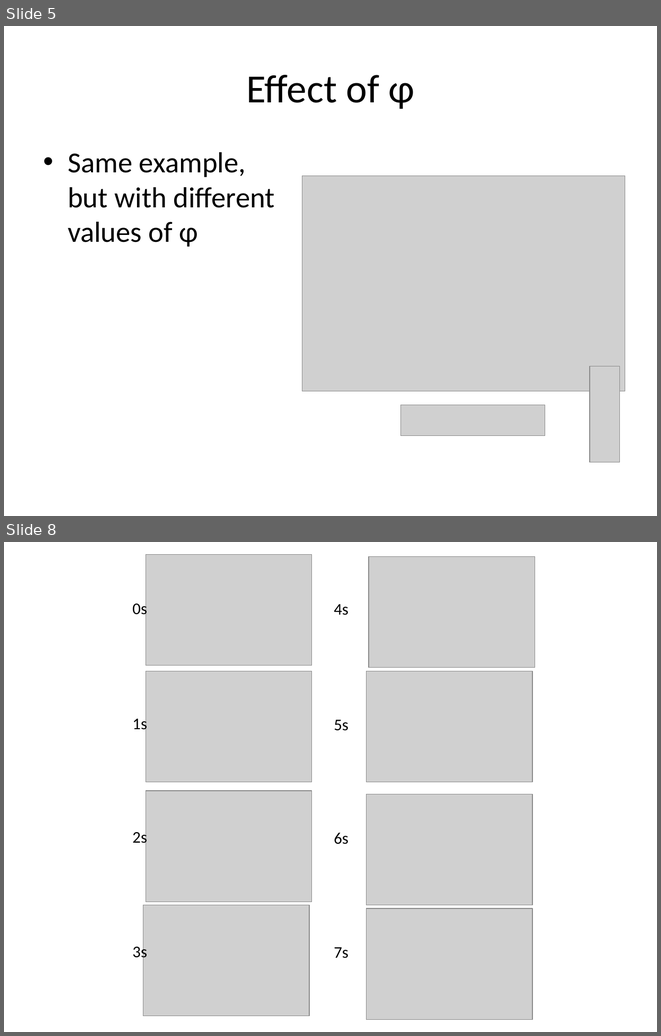
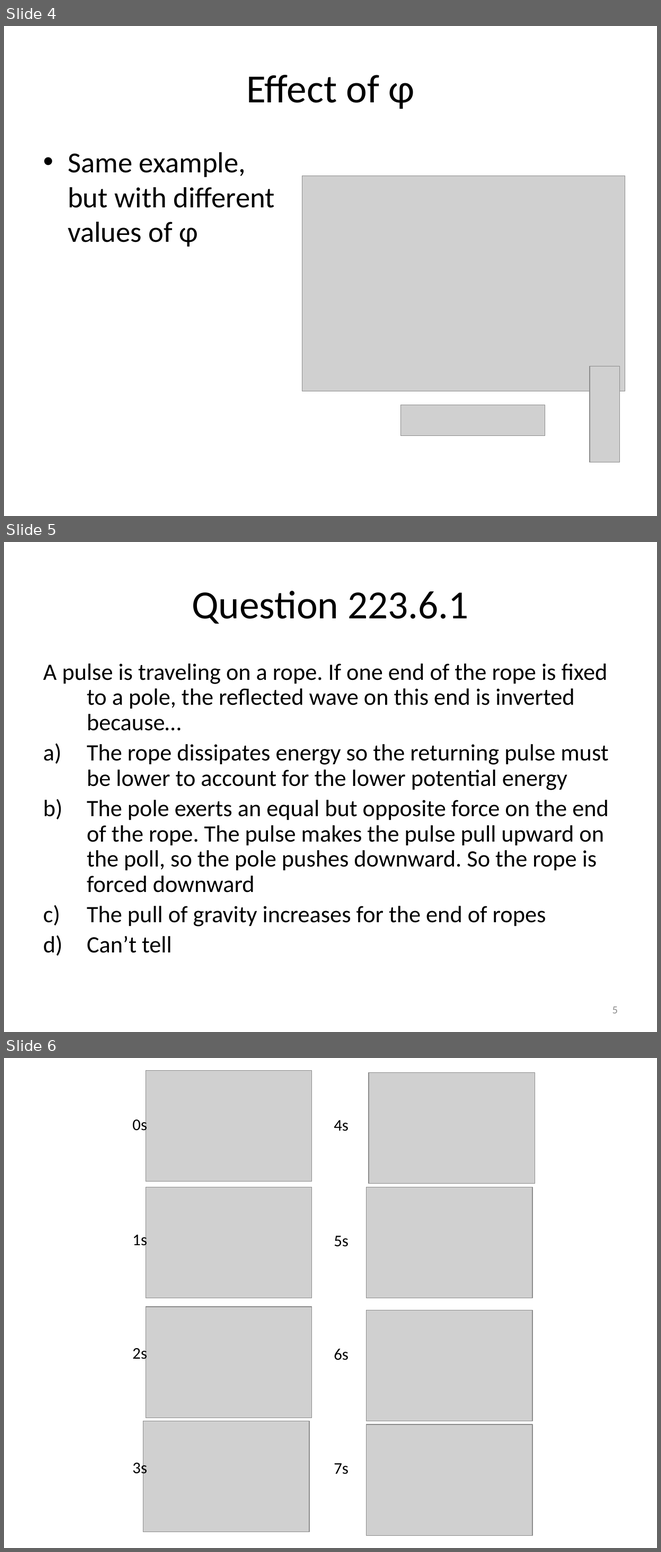
Before and after one commit to rtlines/PH223-Engineering-Physics, a slide deck: Slides/PH223_Lecture_06.pptx. Shown one above the other, each under a label of ours: slides 5 and 8 before the commit, slides 4, 5 and 6 after it; the slides between them are not shown. The pictures are 661x1036 and 661x1552 pixels, drawn with LibreOffice and Linux fonts; fonts in the diff are those of the drawing; grey boxes stand for pictures. Boxes give left, top, right and bottom in pixels: in the first picture for what was removed or moved away, otherwise in the second. Text is boxed around its words. In the diff, an @@ line names an element or a change of style, - is before the commit and + after.

```diff
--- a/Slides/PH223_Lecture_06.pptx
+++ b/Slides/PH223_Lecture_06.pptx
@@ slide 5 added at (4,542,657,1032), background #FFFFFF @@
@@ title added at (192,591,469,624), 44 pt, text #000000 @@
+Question 223.6.1
@@ text added at (43,663,609,953), 25.9 pt, text #000000 @@
+A pulse is traveling on a rope. If one end of the rope is fixed to a pole, the reflected wave on this end is inverted because…
+a) The rope dissipates energy so the returning pulse must be lower to account for the lower potential energy
+b) The pole exerts an equal but opposite force on the end of the rope. The pulse makes the pulse pull upward on the poll, so the pole pushes downward. So the rope is forced downward
+c) The pull of gravity increases for the end of ropes
+d) Can’t tell
@@ page number added at (612,1006,618,1013), 12 pt, text #8C8C8C @@
+5
@@ what was slide 5 is now slide 4 @@
@@ what was slide 8 is now slide 6 @@
```
Also in this commit, not shown: 1 slide changed, 13 other slides added, 7 slides removed, 35 other files.
